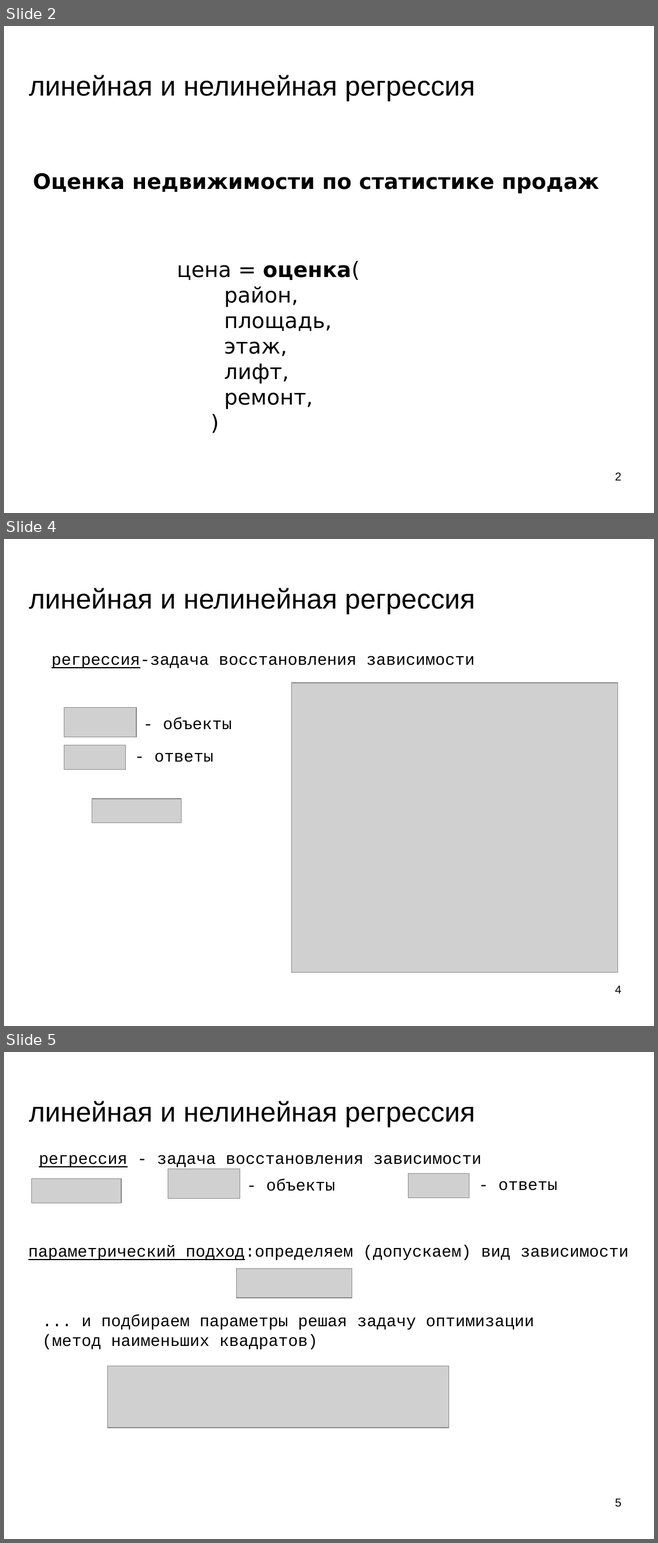
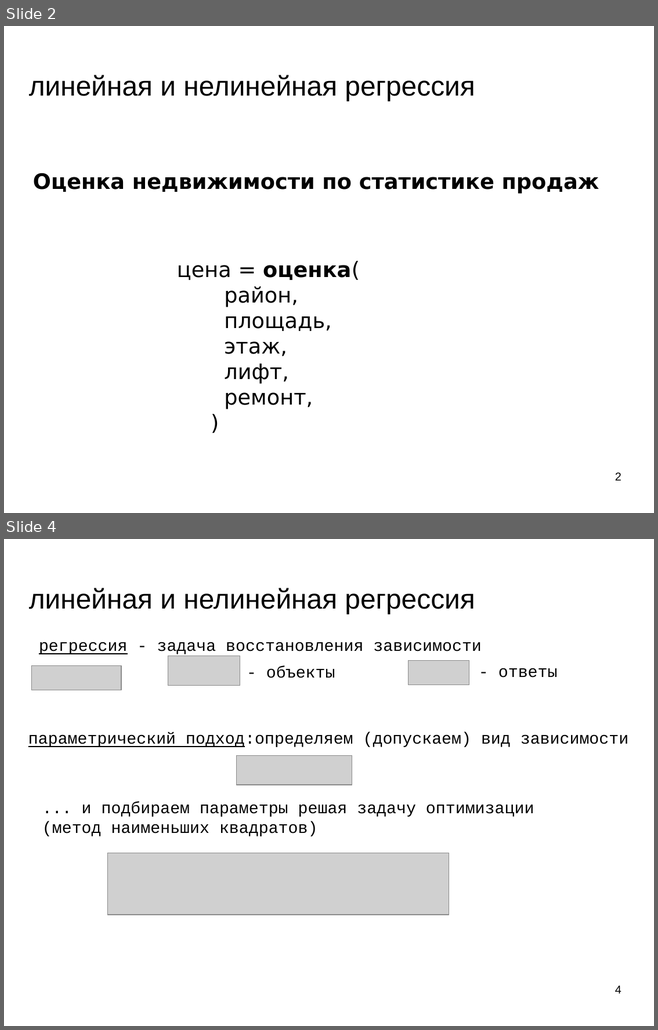
Before and after one commit to mechanoid5/ml_lectorium_2024_I, a slide deck: 13-regression-linear.odp. Shown one above the other, each under a label of ours: slides 2, 4 and 5 before the commit, slides 2 and 4 after it; the slides between them are not shown. The pictures are 658x1543 and 658x1030 pixels, drawn with LibreOffice and Linux fonts; fonts in the diff are those of the drawing; grey boxes stand for pictures; background and template pictures are left out. Boxes give left, top, right and bottom in pixels: in the first picture for what was removed or moved away, otherwise in the second. Text is boxed around its words. In the diff, an @@ line names an element or a change of style, - is before the commit and + after.

```diff
--- a/13-regression-linear.odp
+++ b/13-regression-linear.odp
@@ slide 4 removed at <box>4,539,654,1026</box>, background picture (left out) @@
@@ title removed at <box>29,588,474,614</box> @@
-линейная и нелинейная регрессия
@@ text removed at <box>52,656,474,668</box> @@
-регрессия-задача восстановления зависимости
@@ picture removed at <box>292,683,618,972</box> @@
@@ picture removed at <box>64,708,136,737</box> @@
@@ subtitle removed at <box>163,718,232,730</box> @@
-- объекты
@@ picture removed at <box>64,745,125,769</box> @@
@@ text removed at <box>154,752,213,762</box> @@
-- ответы
@@ picture removed at <box>92,799,182,823</box> @@
@@ page number removed at <box>615,986,621,994</box> @@
-4
@@ what was slide 5 is now slide 4 @@
@@ page number at <box>615,986,621,994</box>: text changed @@
-5
+4
```
Also in this commit, not shown: 2 slides added, 2 other slides removed, 7 other files.
